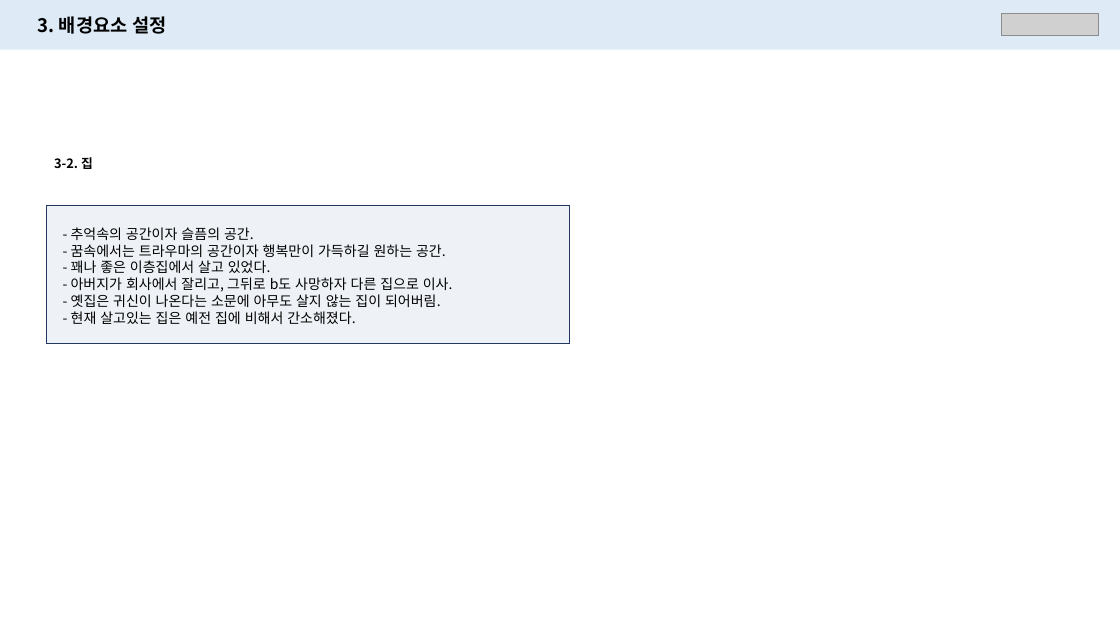
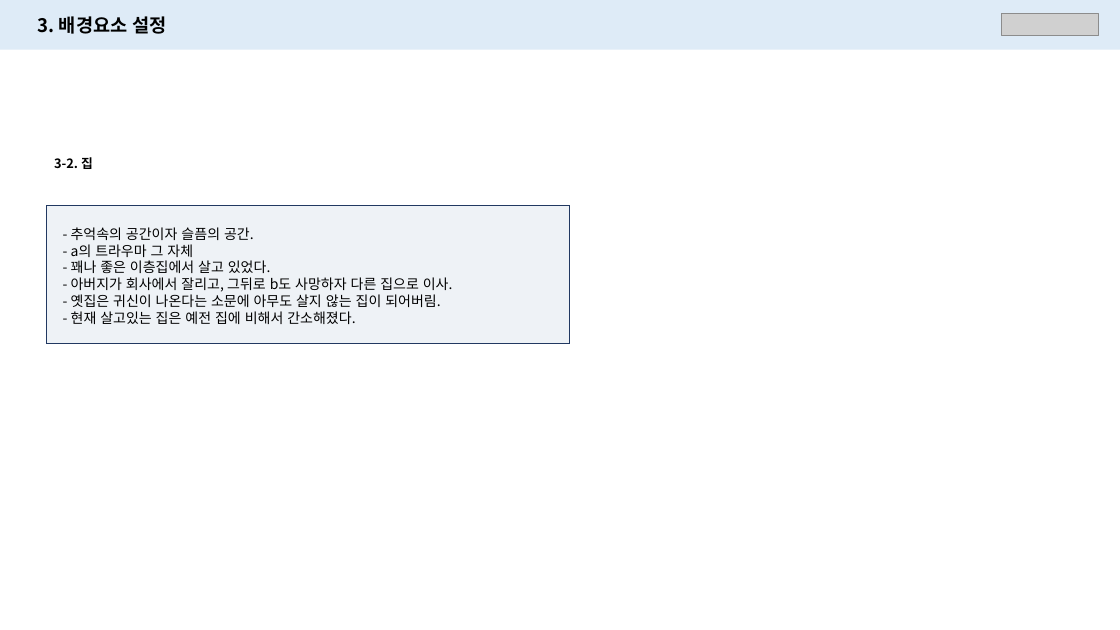
Before and after one commit to PerfectEgg/-Receivers, a slide deck: slide 12 of Doc/Story/캐릭터 설정_v1.02.pptx. Drawn at 1120x630 pixels with LibreOffice and Linux fonts; fonts in the diff are those of the drawing; grey boxes stand for pictures. Boxes give left, top, right and bottom in pixels: in the first picture for what was removed or moved away, otherwise in the second. Text is boxed around its words. In the diff, an @@ line names an element or a change of style, - is before the commit and + after.

```diff
--- a/Doc/Story/캐릭터 설정_v1.02.pptx
+++ b/Doc/Story/캐릭터 설정_v1.02.pptx
@@ text at <box>71,244,193,257</box>: text changed @@
-- 꿈속에서는 트라우마의 공간이자 행복만이 가득하길 원하는 공간.
+- a의 트라우마 그 자체
```
Also in this commit, not shown: 8 other slides changed, 1 other file.
